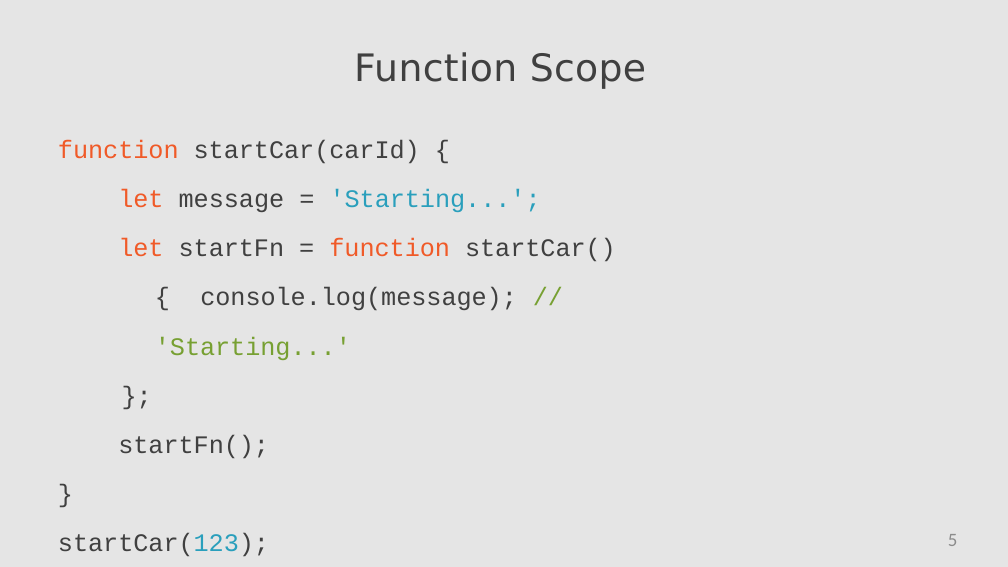
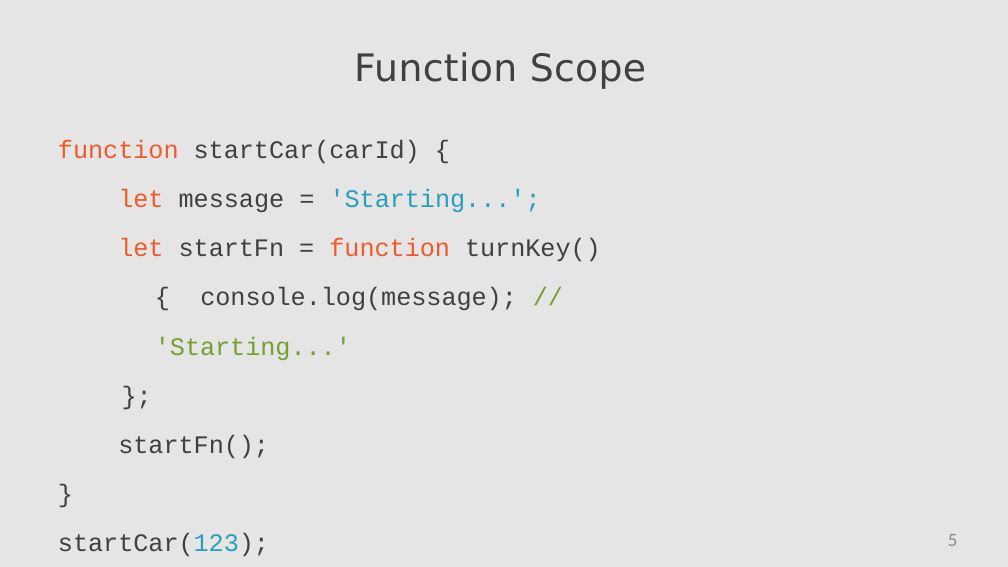
Before and after one commit to StevenJoseph19/Java-Apps, a slide deck: slide 5 of 4. JavaScript (ES6) & Node.js/Day 16/Slides/5. Functions and Scope/functions-and-scope-slides.pptx. Drawn at 1008x567 pixels with LibreOffice and Linux fonts; fonts in the diff are those of the drawing. Boxes give left, top, right and bottom in pixels: in the first picture for what was removed or moved away, otherwise in the second. Text is boxed around its words. In the diff, an @@ line names an element or a change of style, - is before the commit and + after.

```diff
--- a/4. JavaScript (ES6) & Node.js/Day 16/Slides/5. Functions and Scope/functions-and-scope-slides.pptx
+++ b/4. JavaScript (ES6) & Node.js/Day 16/Slides/5. Functions and Scope/functions-and-scope-slides.pptx
@@ text at [118, 238, 601, 360]: text changed @@
-let startFn = function startCar() { console.log(message); // 'Starting...'
+let startFn = function turnKey() { console.log(message); // 'Starting...'
```
Also in this commit, not shown: 1 other slide changed, 4 other files.
